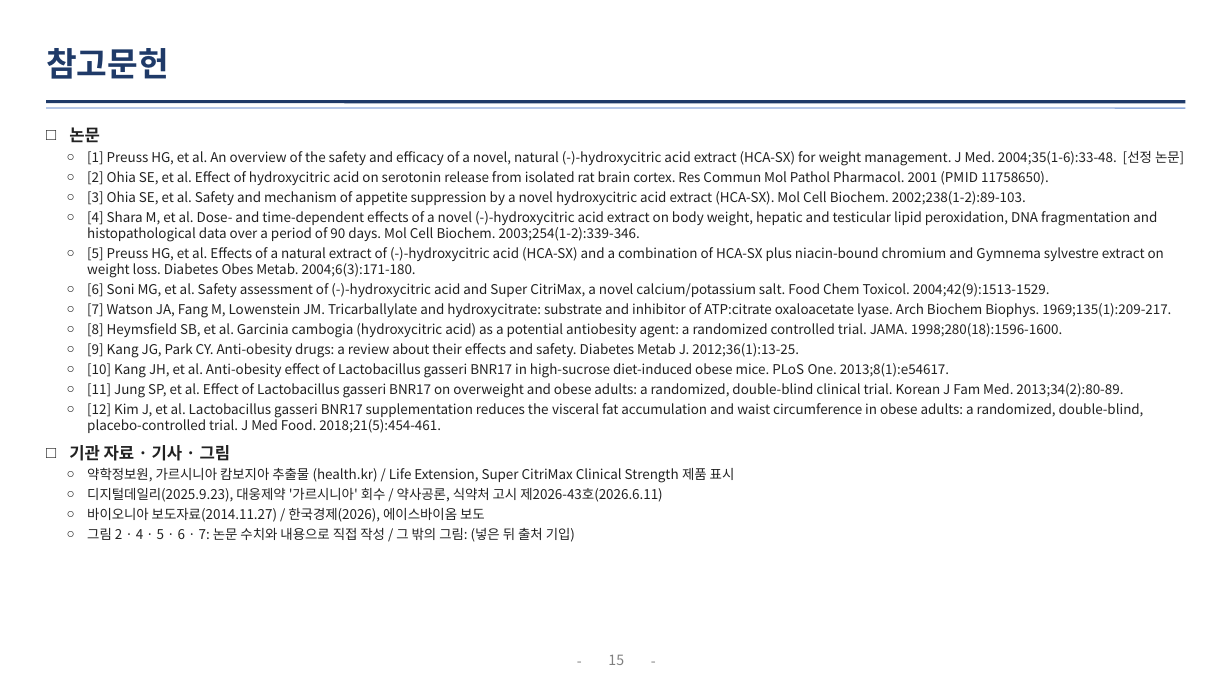
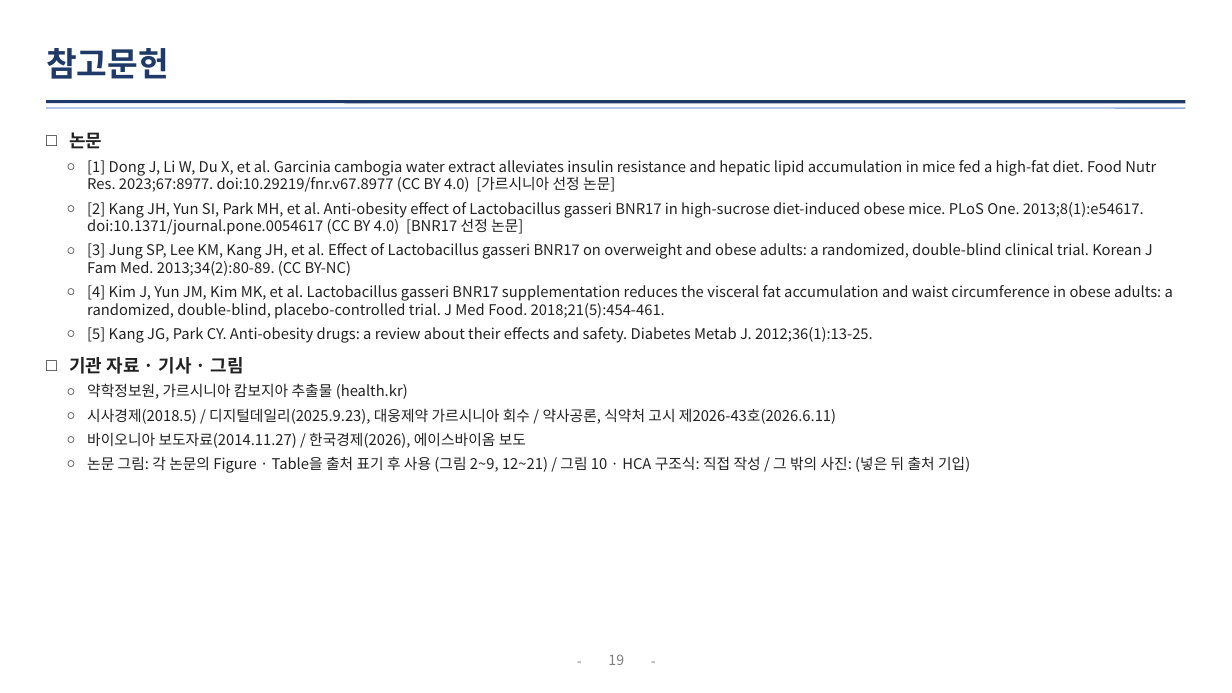
Before and after one commit to logvinca99-cell/logvinca, a slide deck: slide 19 of 발표자료/체중조절_발표_기능성식품학.pptx (slide 15 before the commit). Drawn at 1232x693 pixels with LibreOffice and Linux fonts; fonts in the diff are those of the drawing. Boxes give left, top, right and bottom in pixels: in the first picture for what was removed or moved away, otherwise in the second. Text is boxed around its words. In the diff, an @@ line names an element or a change of style, - is before the commit and + after.

```diff
--- a/발표자료/체중조절_발표_기능성식품학.pptx
+++ b/발표자료/체중조절_발표_기능성식품학.pptx
@@ text at bbox=[69, 132, 526, 448]: size 13 to 14 pt in "논문", "기관 자료 · 기사 · 그림"; size 10.5 to 11.5 pt in "바이오니아 보도자료(2014.11.27) / 한국경제(2026), 에이스바이옴 보도"; more space between paragraphs @@
@@ text at bbox=[87, 160, 1173, 343]: text changed; size 10.5 to 11.5 pt @@
-  ○ [1] Preuss HG, et al. An overview of the safety and efficacy of a novel, natural (-)-hydroxycitric acid extract (HCA-SX) for weight management. J Med. 2004;35(1-6):33-48. [선정 논문]
-  ○ [2] Ohia SE, et al. Effect of hydroxycitric acid on serotonin release from isolated rat brain cortex. Res Commun Mol Pathol Pharmacol. 2001 (PMID 11758650).
-  ○ [3] Ohia SE, et al. Safety and mechanism of appetite suppression by a novel hydroxycitric acid extract (HCA-SX). Mol Cell Biochem. 2002;238(1-2):89-103.
-  ○ [4] Shara M, et al. Dose- and time-dependent effects of a novel (-)-hydroxycitric acid extract on body weight, hepatic and testicular lipid peroxidation, DNA fragmentation and histopathological data over a period of 90 days. Mol Cell Biochem. 2003;254(1-2):339-346.
-  ○ [5] Preuss HG, et al. Effects of a natural extract of (-)-hydroxycitric acid (HCA-SX) and a combination of HCA-SX plus niacin-bound chromium and Gymnema sylvestre extract on weight loss. Diabetes Obes Metab. 2004;6(3):171-180.
-  ○ [6] Soni MG, et al. Safety assessment of (-)-hydroxycitric acid and Super CitriMax, a novel calcium/potassium salt. Food Chem Toxicol. 2004;42(9):1513-1529.
-  ○ [7] Watson JA, Fang M, Lowenstein JM. Tricarballylate and hydroxycitrate: substrate and inhibitor of ATP:citrate oxaloacetate lyase. Arch Biochem Biophys. 1969;135(1):209-217.
-  ○ [8] Heymsfield SB, et al. Garcinia cambogia (hydroxycitric acid) as a potential antiobesity agent: a randomized controlled trial. JAMA. 1998;280(18):1596-1600.
-  ○ [9] Kang JG, Park CY. Anti-obesity drugs: a review about their effects and safety. Diabetes Metab J. 2012;36(1):13-25.
-  ○ [10] Kang JH, et al. Anti-obesity effect of Lactobacillus gasseri BNR17 in high-sucrose diet-induced obese mice. PLoS One. 2013;8(1):e54617.
-  ○ [11] Jung SP, et al. Effect of Lactobacillus gasseri BNR17 on overweight and obese adults: a randomized, double-blind clinical trial. Korean J Fam Med. 2013;34(2):80-89.
-  ○ [12] Kim J, et al. Lactobacillus gasseri BNR17 supplementation reduces the visceral fat accumulation and waist circumference in obese adults: a randomized, double-blind, placebo-controlled trial. J Med Food. 2018;21(5):454-461.
+  ○ [1] Dong J, Li W, Du X, et al. Garcinia cambogia water extract alleviates insulin resistance and hepatic lipid accumulation in mice fed a high-fat diet. Food Nutr Res. 2023;67:8977. doi:10.29219/fnr.v67.8977 (CC BY 4.0) [가르시니아 선정 논문]
+  ○ [2] Kang JH, Yun SI, Park MH, et al. Anti-obesity effect of Lactobacillus gasseri BNR17 in high-sucrose diet-induced obese mice. PLoS One. 2013;8(1):e54617. doi:10.1371/journal.pone.0054617 (CC BY 4.0) [BNR17 선정 논문]
+  ○ [3] Jung SP, Lee KM, Kang JH, et al. Effect of Lactobacillus gasseri BNR17 on overweight and obese adults: a randomized, double-blind clinical trial. Korean J Fam Med. 2013;34(2):80-89. (CC BY-NC)
+  ○ [4] Kim J, Yun JM, Kim MK, et al. Lactobacillus gasseri BNR17 supplementation reduces the visceral fat accumulation and waist circumference in obese adults: a randomized, double-blind, placebo-controlled trial. J Med Food. 2018;21(5):454-461.
+  ○ [5] Kang JG, Park CY. Anti-obesity drugs: a review about their effects and safety. Diabetes Metab J. 2012;36(1):13-25.
@@ text at bbox=[87, 383, 836, 424]: text changed; size 10.5 to 11.5 pt @@
-  ○ 약학정보원, 가르시니아 캄보지아 추출물 (health.kr) / Life Extension, Super CitriMax Clinical Strength 제품 표시
-  ○ 디지털데일리(2025.9.23), 대웅제약 '가르시니아' 회수 / 약사공론, 식약처 고시 제2026-43호(2026.6.11)
+  ○ 약학정보원, 가르시니아 캄보지아 추출물 (health.kr)
+  ○ 시사경제(2018.5) / 디지털데일리(2025.9.23), 대웅제약 가르시니아 회수 / 약사공론, 식약처 고시 제2026-43호(2026.6.11)
@@ text at bbox=[87, 456, 970, 473]: text changed; size 10.5 to 11.5 pt @@
-  ○ 그림 2 · 4 · 5 · 6 · 7: 논문 수치와 내용으로 직접 작성 / 그 밖의 그림: (넣은 뒤 출처 기입)
+  ○ 논문 그림: 각 논문의 Figure · Table을 출처 표기 후 사용 (그림 2~9, 12~21) / 그림 10 · HCA 구조식: 직접 작성 / 그 밖의 사진: (넣은 뒤 출처 기입)
@@ page number at bbox=[608, 654, 624, 665]: text changed @@
-15
+19
```
Also in this commit, not shown: 9 other slides changed, 9 slides added, 6 slides removed.
